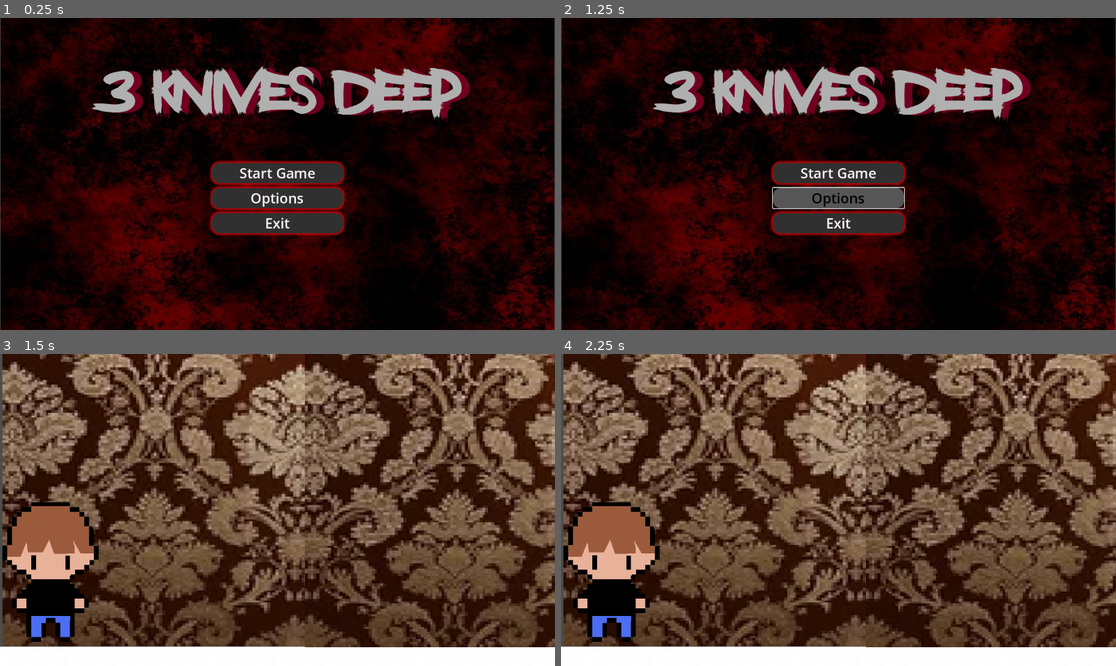
Above: before the commit, frames 1-4 (two rows, left to right).
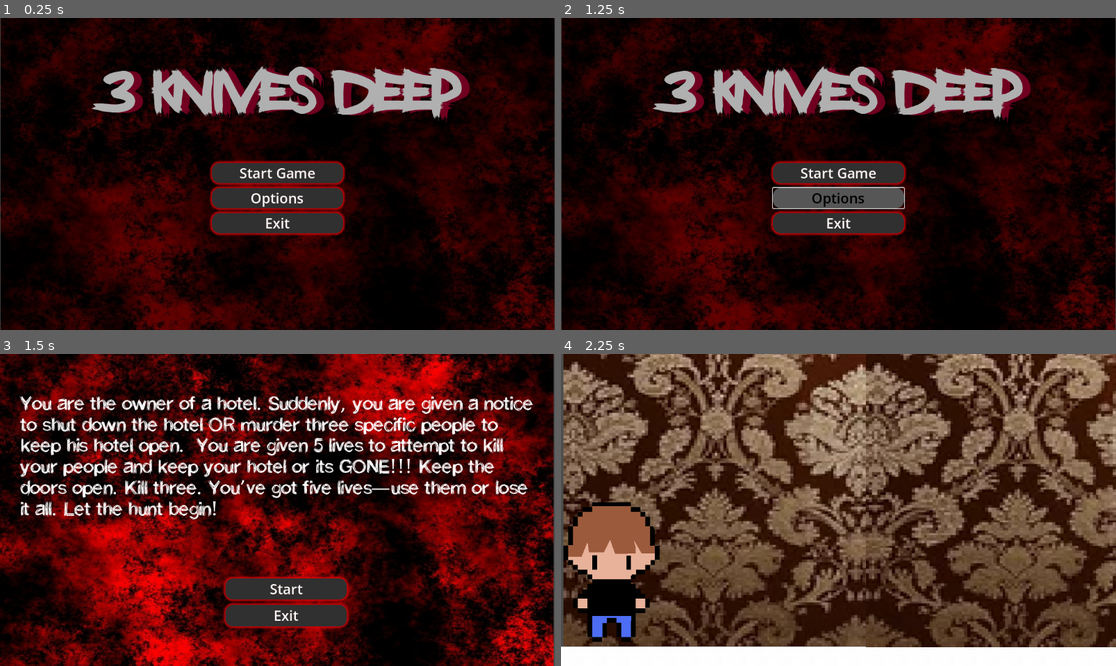
Above: after the commit, the same moments.

Repository: CreativeBooks/Daydream
Game: Godot game, scene res://menu.tscn
The game is run twice, just before and just after one commit, with the same random seed, the same clock (stepped at 60 frames per second) and the same inputs.
Inputs (mouse positions are in pixels of both pictures, inside the frame that each line leads up to):
- Up to frame 1 (0.25 s): no input
- Up to frame 2 (1.25 s): click "Options" at 0.5 s
- Up to frame 3 (1.5 s): click "Start Game" at 1.25 s
- Up to frame 4 (2.25 s): click (849, 588) at 2 s, where only the run after the commit has a clickable "Start"

Frames 1-2 are identical in both runs. In frame 3, 91% of the frame differs, in the area x 0-100%, y 0-100%; in frame 4, nothing differs.

Commit message:
Created a second scene
Created a scene for the informing user on the background of the game

Diff:
--- /dev/null
+++ b/three-knives-deep----daydream/control.gd
@@ -0,0 +1,9 @@
+extends Control
+
+
+func _on_start_2_pressed() -> void:
+	get_tree().change_scene_to_file("res://main_menu.tscn")
+
+
+func _on_exit_3_pressed() -> void:
+	get_tree().quit()
--- /dev/null
+++ b/three-knives-deep----daydream/control.tscn
@@ -0,0 +1,95 @@
+[gd_scene load_steps=8 format=3 uid="uid://dkxj6blfgxfwr"]
+
+[ext_resource type="Script" uid="uid://dlx5b8lvj8j3n" path="res://control.gd" id="1_qtu10"]
+[ext_resource type="Texture2D" uid="uid://bum1to64tlwll" path="res://images/5ycaeP.jpg" id="2_ee4bf"]
+[ext_resource type="FontFile" uid="uid://d2auih0xpwvdw" path="res://Assests/Stroke-082d.ttf" id="3_kbped"]
+
+[sub_resource type="StyleBoxTexture" id="StyleBoxTexture_fj5cn"]
+texture = ExtResource("2_ee4bf")
+
+[sub_resource type="StyleBoxFlat" id="StyleBoxFlat_iy58a"]
+bg_color = Color(0.18717611, 0.18717617, 0.18717602, 1)
+corner_radius_top_left = 16
+corner_radius_top_right = 16
+corner_radius_bottom_right = 16
+corner_radius_bottom_left = 16
+shadow_color = Color(0.82163996, 0, 0.025397828, 1)
+shadow_size = 6
+
+[sub_resource type="StyleBoxFlat" id="StyleBoxFlat_6a6wx"]
+bg_color = Color(0.7792914, 0.7792914, 0.7792912, 1)
+corner_radius_top_left = 16
+corner_radius_top_right = 16
+corner_radius_bottom_right = 16
+corner_radius_bottom_left = 16
+
+[sub_resource type="StyleBoxFlat" id="StyleBoxFlat_sky72"]
+bg_color = Color(0.3366076, 0.33660764, 0.33660752, 1)
+corner_radius_top_left = 16
+corner_radius_top_right = 16
+corner_radius_bottom_right = 16
+corner_radius_bottom_left = 16
+
+[node name="Control" type="Control"]
+layout_mode = 3
+anchors_preset = 15
+anchor_right = 1.0
+anchor_bottom = 1.0
+grow_horizontal = 2
+grow_vertical = 2
+script = ExtResource("1_qtu10")
+
+[node name="Panel" type="Panel" parent="."]
+layout_mode = 0
+offset_right = 1149.0
+offset_bottom = 648.0
+theme_override_styles/panel = SubResource("StyleBoxTexture_fj5cn")
+
+[node name="Label" type="Label" parent="."]
+layout_mode = 0
+offset_left = 41.0
+offset_top = 84.0
+offset_right = 1118.0
+offset_bottom = 436.0
+theme_override_constants/shadow_offset_x = 14
+theme_override_fonts/font = ExtResource("3_kbped")
+theme_override_font_sizes/font_size = 40
+text = "You are the owner of a hotel. Suddenly, you are given a notice to shut down the hotel OR murder three specific people to keep his hotel open.  You are given 5 lives to attempt to kill your people and keep your hotel or its GONE!!! Keep the doors open. Kill three. You’ve got five lives—use them or lose it all. Let the hunt begin!"
+autowrap_mode = 2
+
+[node name="VBoxContainer" type="VBoxContainer" parent="."]
+layout_mode = 0
+offset_left = 468.0
+offset_top = 466.0
+offset_right = 720.0
+offset_bottom = 566.0
+theme_override_constants/separation = 11
+
+[node name="Button2" type="Button" parent="VBoxContainer"]
+layout_mode = 2
+size_flags_vertical = 3
+theme_override_colors/font_color = Color(0.99921054, 0.96507806, 0.96099454, 1)
+theme_override_colors/font_focus_color = Color(0, 0, 0, 1)
+theme_override_colors/font_pressed_color = Color(0, 0, 0, 1)
+theme_override_colors/font_hover_color = Color(0, 0, 0, 1)
+theme_override_font_sizes/font_size = 29
+theme_override_styles/normal = SubResource("StyleBoxFlat_iy58a")
+theme_override_styles/pressed = SubResource("StyleBoxFlat_6a6wx")
+theme_override_styles/hover = SubResource("StyleBoxFlat_sky72")
+text = "Start"
+
+[node name="Button3" type="Button" parent="VBoxContainer"]
+layout_mode = 2
+size_flags_vertical = 3
+theme_override_colors/font_color = Color(0.99921054, 0.96507806, 0.96099454, 1)
+theme_override_colors/font_focus_color = Color(0, 0, 0, 1)
+theme_override_colors/font_pressed_color = Color(0, 0, 0, 1)
+theme_override_colors/font_hover_color = Color(0, 0, 0, 1)
+theme_override_font_sizes/font_size = 29
+theme_override_styles/normal = SubResource("StyleBoxFlat_iy58a")
+theme_override_styles/pressed = SubResource("StyleBoxFlat_6a6wx")
+theme_override_styles/hover = SubResource("StyleBoxFlat_sky72")
+text = "Exit"
+
+[connection signal="pressed" from="VBoxContainer/Button2" to="." method="_on_start_2_pressed"]
+[connection signal="pressed" from="VBoxContainer/Button3" to="." method="_on_exit_3_pressed"]
--- a/three-knives-deep----daydream/main_menu.gd
+++ b/three-knives-deep----daydream/main_menu.gd
@@ -4,7 +4,7 @@
 
 
 func _on_start_pressed() -> void:
-	get_tree().change_scene_to_file("res://main_menu.tscn")
+	get_tree().change_scene_to_file("res://control.tscn")
 
 
 func _on_settings_pressed() -> void:
Binary file added: three-knives-deep----daydream/Assests/Stroke-082d.ttf
Not shown, added: three-knives-deep----daydream/Assests/Stroke-082d.ttf.import
Not shown, added: three-knives-deep----daydream/control.gd.uid
Not shown, added: three-knives-deep----daydream/images/chefFINAL.png.import
